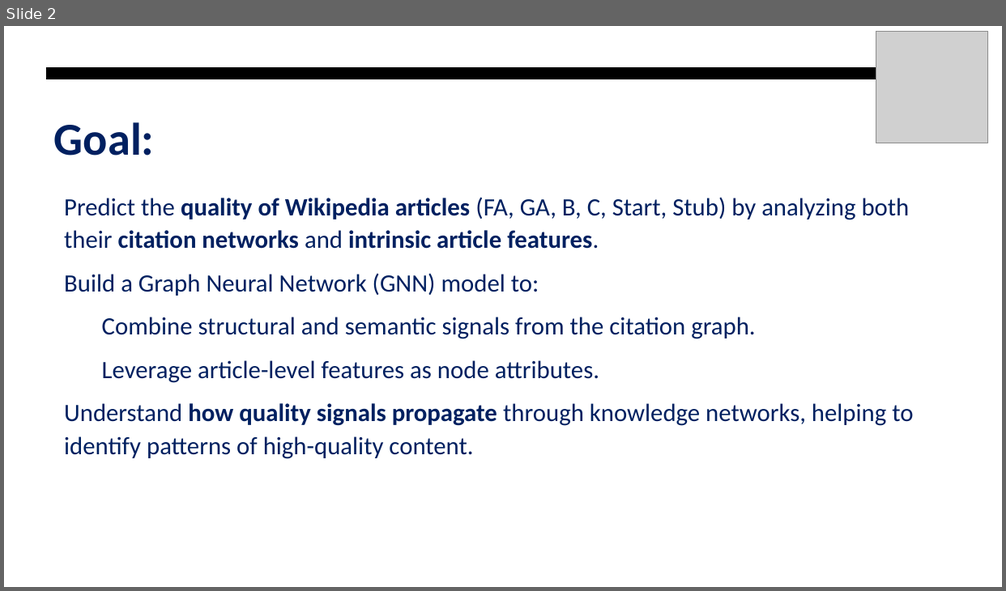
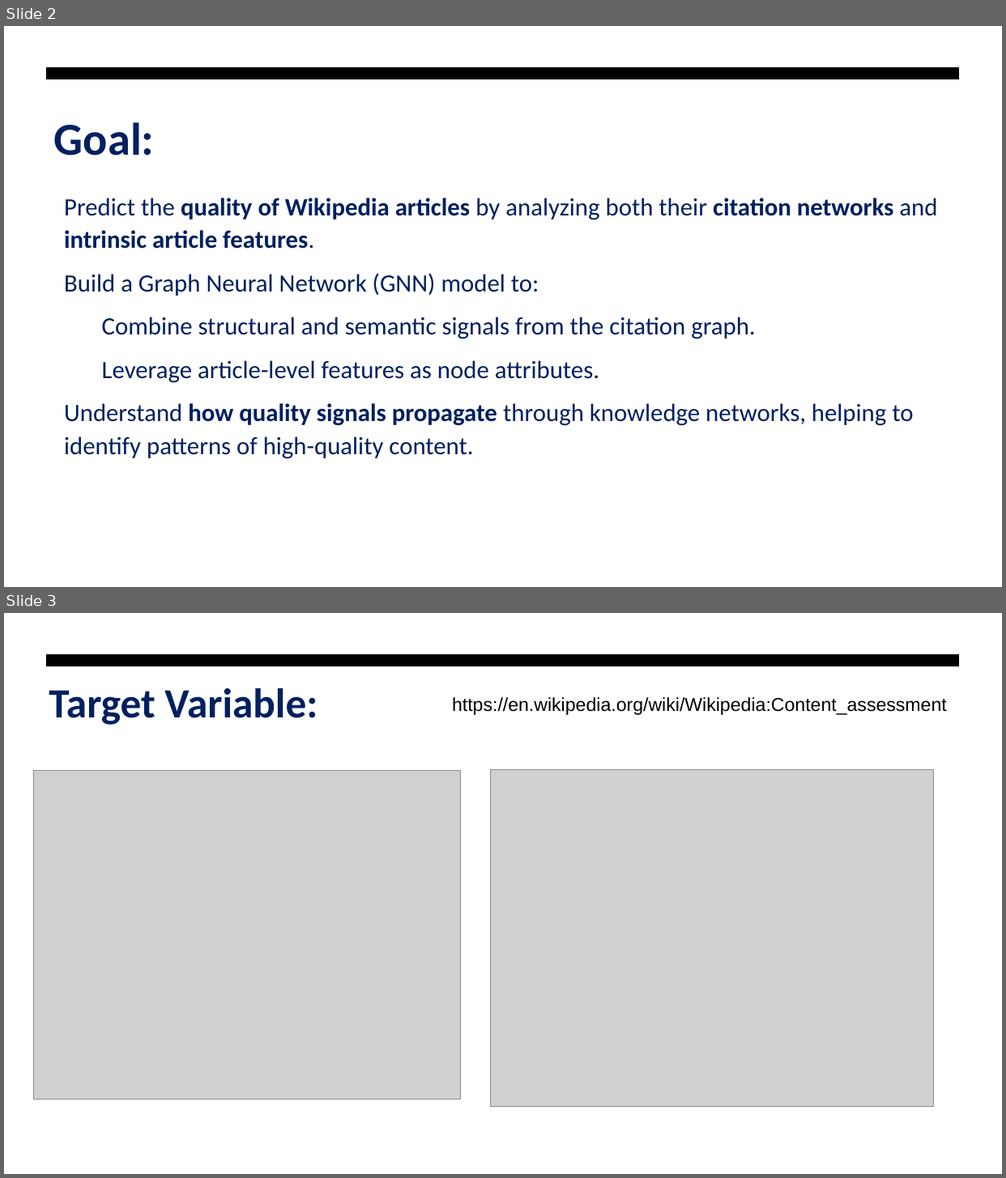
Before and after one commit to Ari-manius/DLSS-WAQP, a slide deck: Tasks/Project_presentation.odp. Shown one above the other, each under a label of ours: slide 2 before the commit, slides 2 and 3 after it. The pictures are 1006x591 and 1006x1178 pixels, drawn with LibreOffice and Linux fonts; fonts in the diff are those of the drawing; grey boxes stand for pictures; background and template pictures are left out. Boxes give left, top, right and bottom in pixels: in the first picture for what was removed or moved away, otherwise in the second. Text is boxed around its words. In the diff, an @@ line names an element or a change of style, - is before the commit and + after.

```diff
--- a/Tasks/Project_presentation.odp
+++ b/Tasks/Project_presentation.odp
@@ slide 3 added at bbox=[4, 613, 1002, 1174], background #FFFFFF; not listed: 1 template element that a slide beside it also shows @@
@@ title added at bbox=[49, 688, 317, 725], 40 pt, text #002060, bold @@
+Target Variable:
@@ text added at bbox=[452, 697, 947, 715], 18 pt, text #000000 @@
+https://en.wikipedia.org/wiki/Wikipedia:Content_assessment
@@ picture added at bbox=[34, 770, 461, 1100] @@
@@ picture added at bbox=[491, 769, 933, 1107] @@
@@ slide 2 changed as well @@
@@ picture removed at bbox=[876, 31, 988, 143] @@
@@ text at bbox=[64, 198, 937, 249]: text changed @@
-• Predict the quality of Wikipedia articles (FA, GA, B, C, Start, Stub) by analyzing both their citation networks and intrinsic article features.
+• Predict the quality of Wikipedia articles by analyzing both their citation networks and intrinsic article features.
```
Also in this commit, not shown: 11 other slides changed, 1 other slide added, 2 slides removed, 1 other file.
